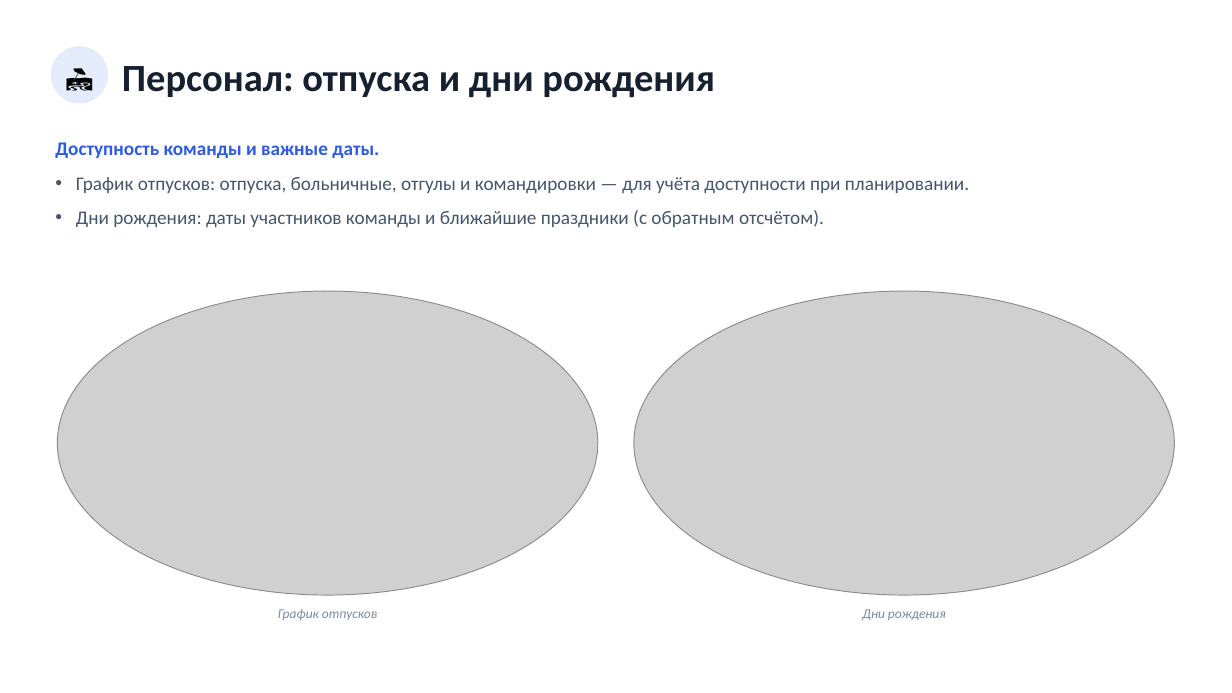
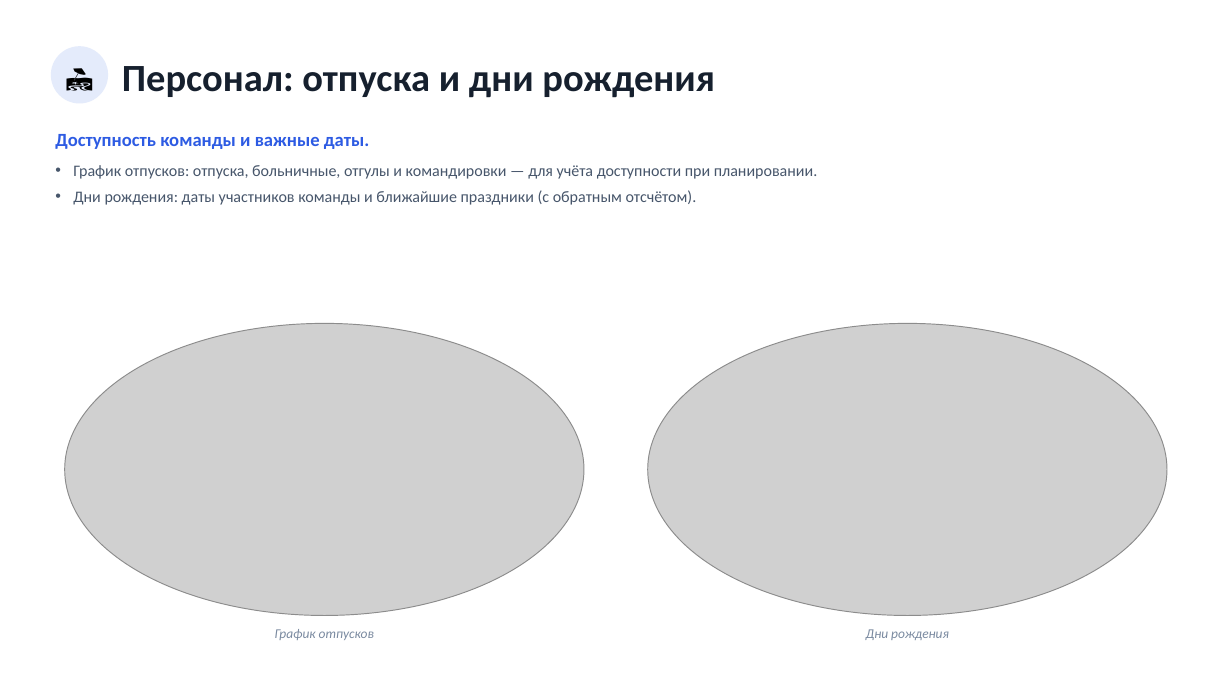
Before and after one commit to neoandrey1985/Planirovanie, a slide deck: slide 29 of Презентация_приложения.pptx. Drawn at 1232x693 pixels with LibreOffice and Linux fonts; fonts in the diff are those of the drawing; grey boxes stand for pictures. Boxes give left, top, right and bottom in pixels: in the first picture for what was removed or moved away, otherwise in the second. Text is boxed around its words. In the diff, an @@ line names an element or a change of style, - is before the commit and + after.

```diff
--- a/Презентация_приложения.pptx
+++ b/Презентация_приложения.pptx
@@ text "Доступность команды и важные даты." moved from (x1=55, y1=142, x2=379, y2=158) to (x1=55, y1=134, x2=370, y2=149) @@
@@ text "Доступность команды и важные даты." at (x1=55, y1=134, x2=370, y2=149): size 15 to 14.5 pt @@
@@ text "График отпусков: отпуска, больничные, отгулы ..." moved from (x1=76, y1=177, x2=969, y2=227) to (x1=73, y1=165, x2=817, y2=205) @@
@@ text "График отпусков: отпуска, больничные, отгулы ..." at (x1=73, y1=165, x2=817, y2=205): size 15 to 12.5 pt; indent changed; less space between paragraphs @@
@@ picture resized from (x1=57, y1=291, x2=598, y2=595) to (x1=65, y1=323, x2=584, y2=616) @@
@@ picture resized from (x1=634, y1=291, x2=1175, y2=595) to (x1=648, y1=323, x2=1167, y2=616) @@
@@ text "График отпусков" moved from (x1=278, y1=609, x2=377, y2=620) to (x1=275, y1=629, x2=374, y2=640) @@
@@ text "Дни рождения" moved from (x1=862, y1=609, x2=946, y2=620) to (x1=866, y1=629, x2=949, y2=640) @@
```
Also in this commit, not shown: 9 other slides changed.
